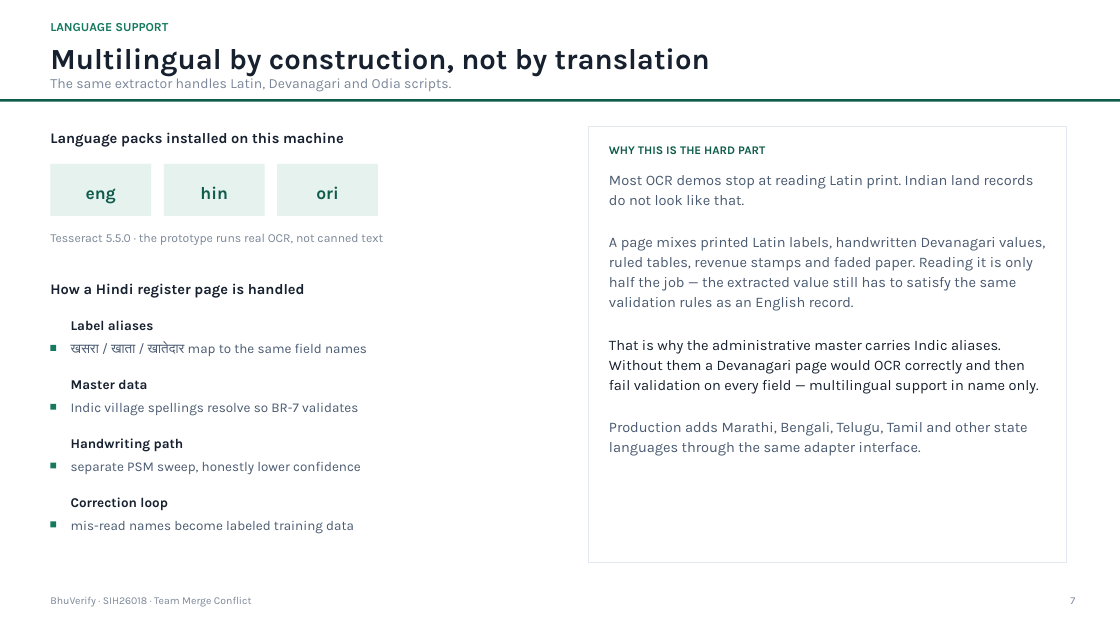
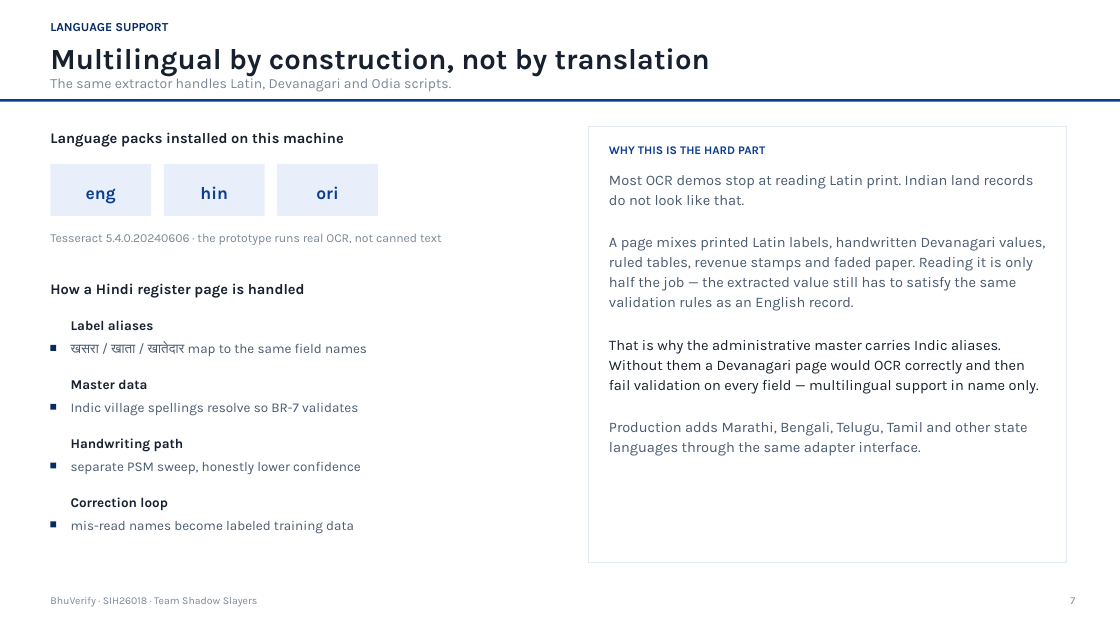
Before and after one commit to fresherscomputersc-hash/Bhuverify, a slide deck: slide 7 of BhuVerify_SIH26018_Pitch_Deck.pptx. Drawn at 1120x630 pixels with LibreOffice and Linux fonts; fonts in the diff are those of the drawing. Boxes give left, top, right and bottom in pixels: in the first picture for what was removed or moved away, otherwise in the second. Text is boxed around its words. In the diff, an @@ line names an element or a change of style, - is before the commit and + after.

```diff
--- a/BhuVerify_SIH26018_Pitch_Deck.pptx
+++ b/BhuVerify_SIH26018_Pitch_Deck.pptx
@@ text "LANGUAGE SUPPORT" at <box>50,23,168,31</box>: text colour #14795F to #062A63 @@
@@ rectangle at <box>0,99,1120,102</box>: fill #0F5C4A to #0A3D91 @@
@@ text colour #0F5C4A to #0A3D91 in 4 elements at <box>86,188,116,204</box>, <box>200,186,228,199</box>, <box>316,186,338,200</box>, <box>609,146,765,154</box> @@
@@ fill #E6F2EE to #E8EFFA in 3 elements at <box>164,164,265,216</box>, <box>277,164,378,216</box>, <box>50,164,151,216</box> @@
@@ text at <box>50,234,442,245</box>: text changed @@
-Tesseract 5.5.0 · the prototype runs real OCR, not canned text
+Tesseract 5.4.0.20240606 · the prototype runs real OCR, not canned text
@@ fill #14795F to #062A63 in 4 elements at <box>50,345,56,351</box>, <box>50,404,56,410</box>, <box>50,463,56,469</box>, <box>50,522,56,528</box> @@
@@ text at <box>50,597,258,607</box>: text changed @@
-BhuVerify · SIH26018 · Team Merge Conflict
+BhuVerify · SIH26018 · Team Shadow Slayers
```
Also in this commit, not shown: 11 other slides changed, 19 other files.
